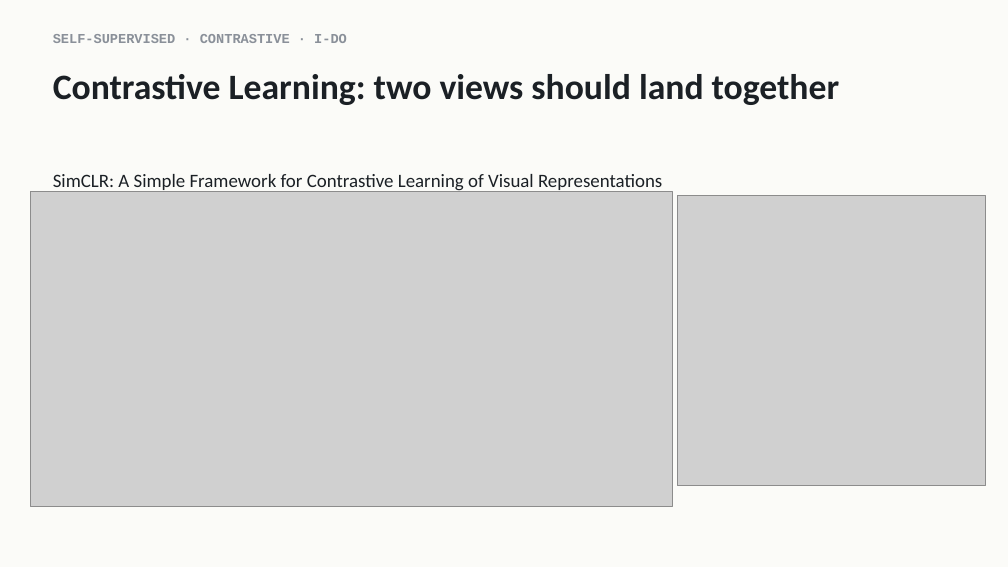
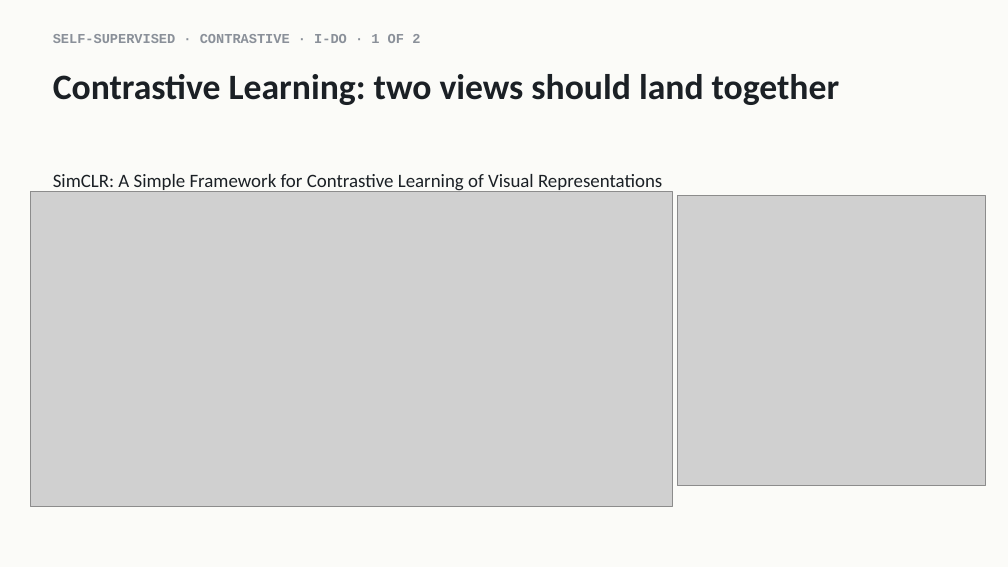
Before and after one commit to indigobio/msacl_dl_course, a slide deck: slide 18 of slides/pptx/lecture11_unsupervised.pptx. Drawn at 1008x567 pixels with LibreOffice and Linux fonts; fonts in the diff are those of the drawing; grey boxes stand for pictures. Boxes give left, top, right and bottom in pixels: in the first picture for what was removed or moved away, otherwise in the second. Text is boxed around its words. In the diff, an @@ line names an element or a change of style, - is before the commit and + after.

```diff
--- a/slides/pptx/lecture11_unsupervised.pptx
+++ b/slides/pptx/lecture11_unsupervised.pptx
@@ text at (53,34,420,43): text changed @@
-SELF-SUPERVISED · CONTRASTIVE · I-DO
+SELF-SUPERVISED · CONTRASTIVE · I-DO · 1 OF 2
```
Also in this commit, not shown: 4 other slides changed, 5 other files.
